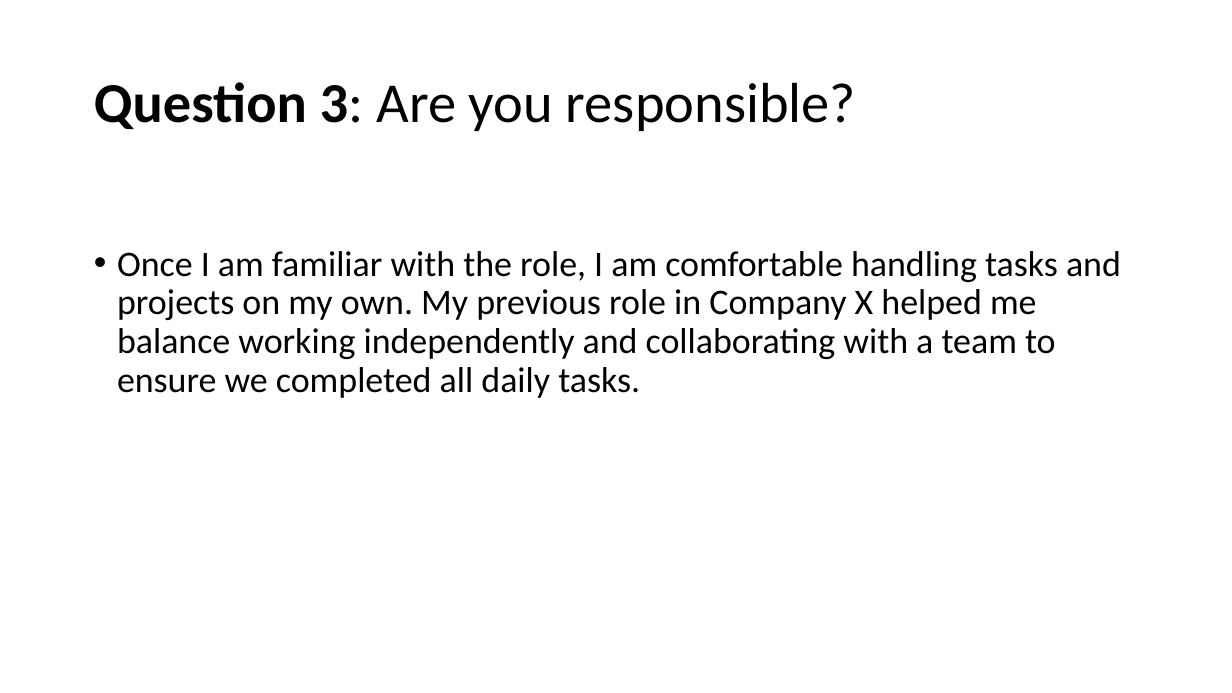
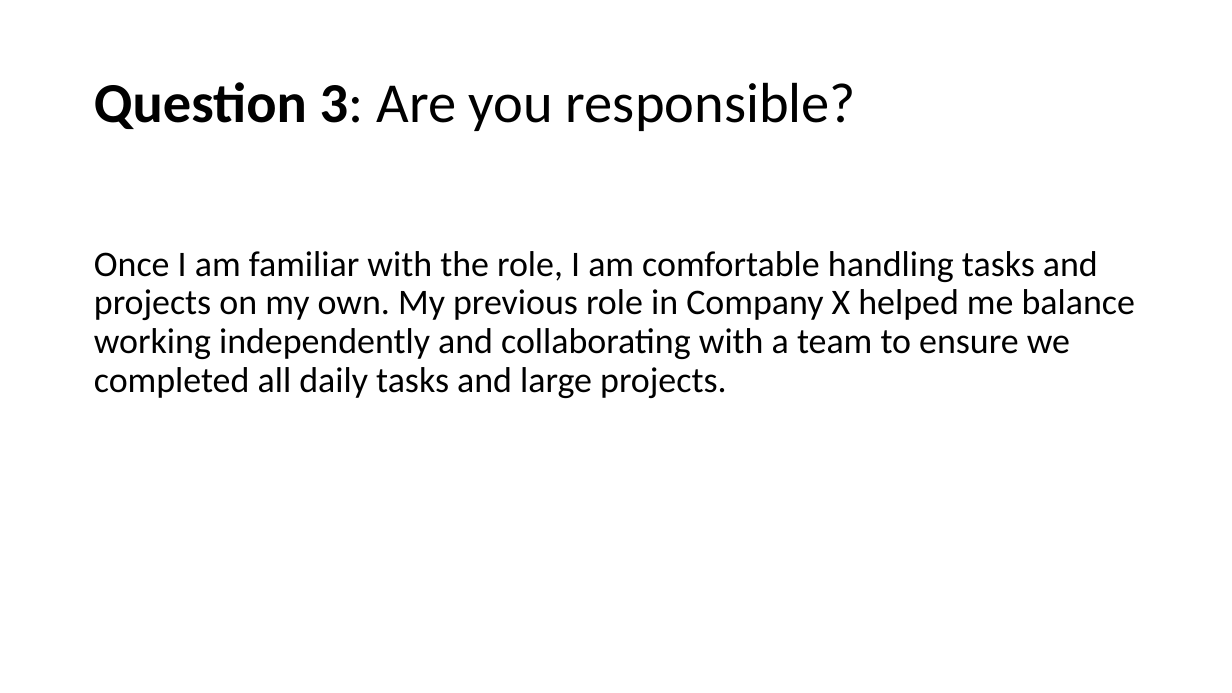
Before and after one commit to SamZie001/job-interview, a slide deck: slide 4 of Job Interview Project.pptx. Drawn at 1232x693 pixels with LibreOffice and Linux fonts; fonts in the diff are those of the drawing. Boxes give left, top, right and bottom in pixels: in the first picture for what was removed or moved away, otherwise in the second. Text is boxed around its words. In the diff, an @@ line names an element or a change of style, - is before the commit and + after.

```diff
--- a/Job Interview Project.pptx
+++ b/Job Interview Project.pptx
@@ text at bbox=[94, 251, 1135, 398]: text changed @@
-• Once I am familiar with the role, I am comfortable handling tasks and projects on my own. My previous role in Company X helped me balance working independently and collaborating with a team to ensure we completed all daily tasks.
+Once I am familiar with the role, I am comfortable handling tasks and projects on my own. My previous role in Company X helped me balance working independently and collaborating with a team to ensure we completed all daily tasks and large projects.
```
Also in this commit, not shown: 3 other slides changed.
